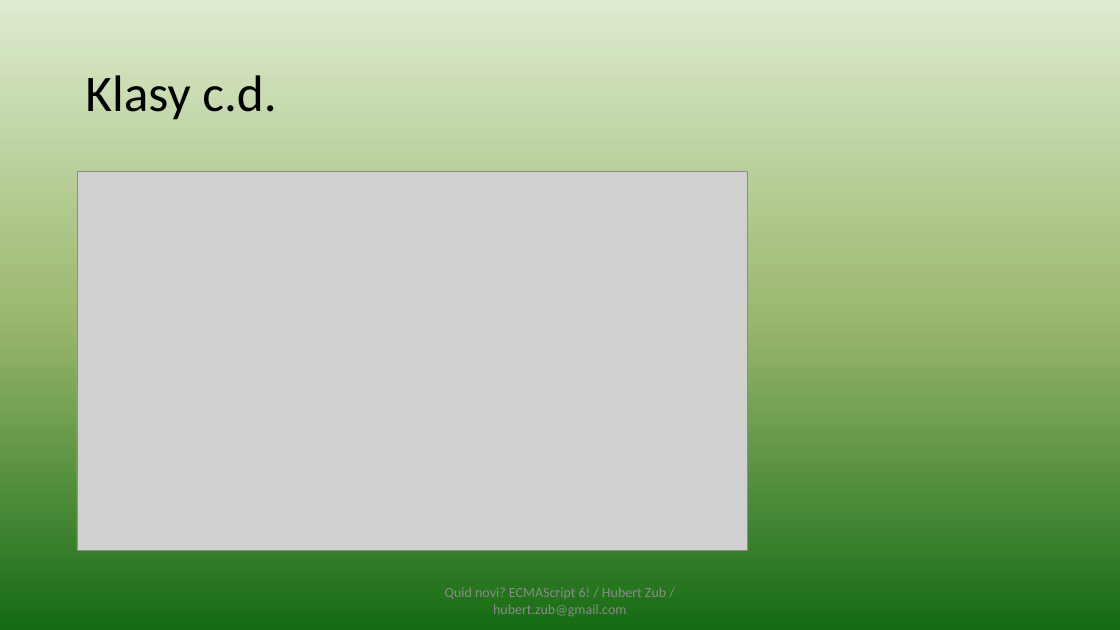
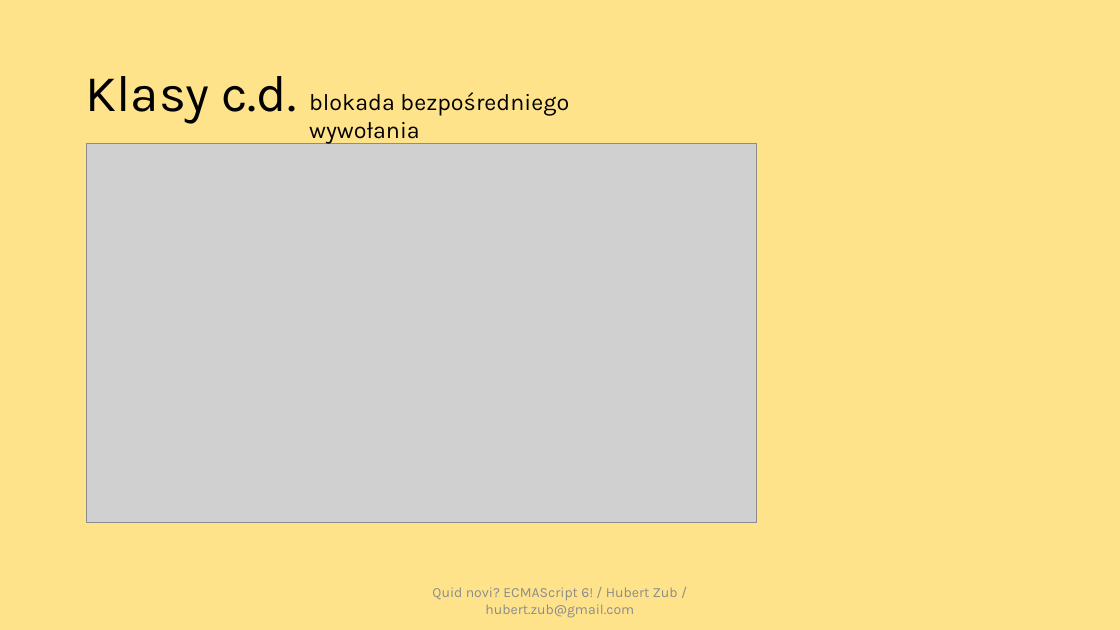
Before and after one commit to hubertzubtt/es6meetjs, a slide deck: slide 16 of prez.pptx (slide 14 before the commit). Drawn at 1120x630 pixels with LibreOffice and Linux fonts; fonts in the diff are those of the drawing; grey boxes stand for pictures. Boxes give left, top, right and bottom in pixels: in the first picture for what was removed or moved away, otherwise in the second. Text is boxed around its words. In the diff, an @@ line names an element or a change of style, - is before the commit and + after.

```diff
--- a/prez.pptx
+++ b/prez.pptx
@@ background gradient #DDEBCF to #9CB86E to #156B13 to #FFE38B @@
@@ title "Klasy c.d." at box(85, 76, 296, 123): font Calibri to Karla @@
@@ text added at box(309, 92, 569, 144), 20 pt, text #000000 @@
+blokada bezpośredniego wywołania
@@ picture: place and size @@
-picture at box(77, 171, 748, 551)
+picture at box(87, 143, 757, 523)
@@ text "Quid novi? ECMAScript 6! / ..." at box(432, 587, 678, 618): font Calibri to Karla @@
```
Also in this commit, not shown: 39 other slides changed, 3 slides added, 9 other files.
